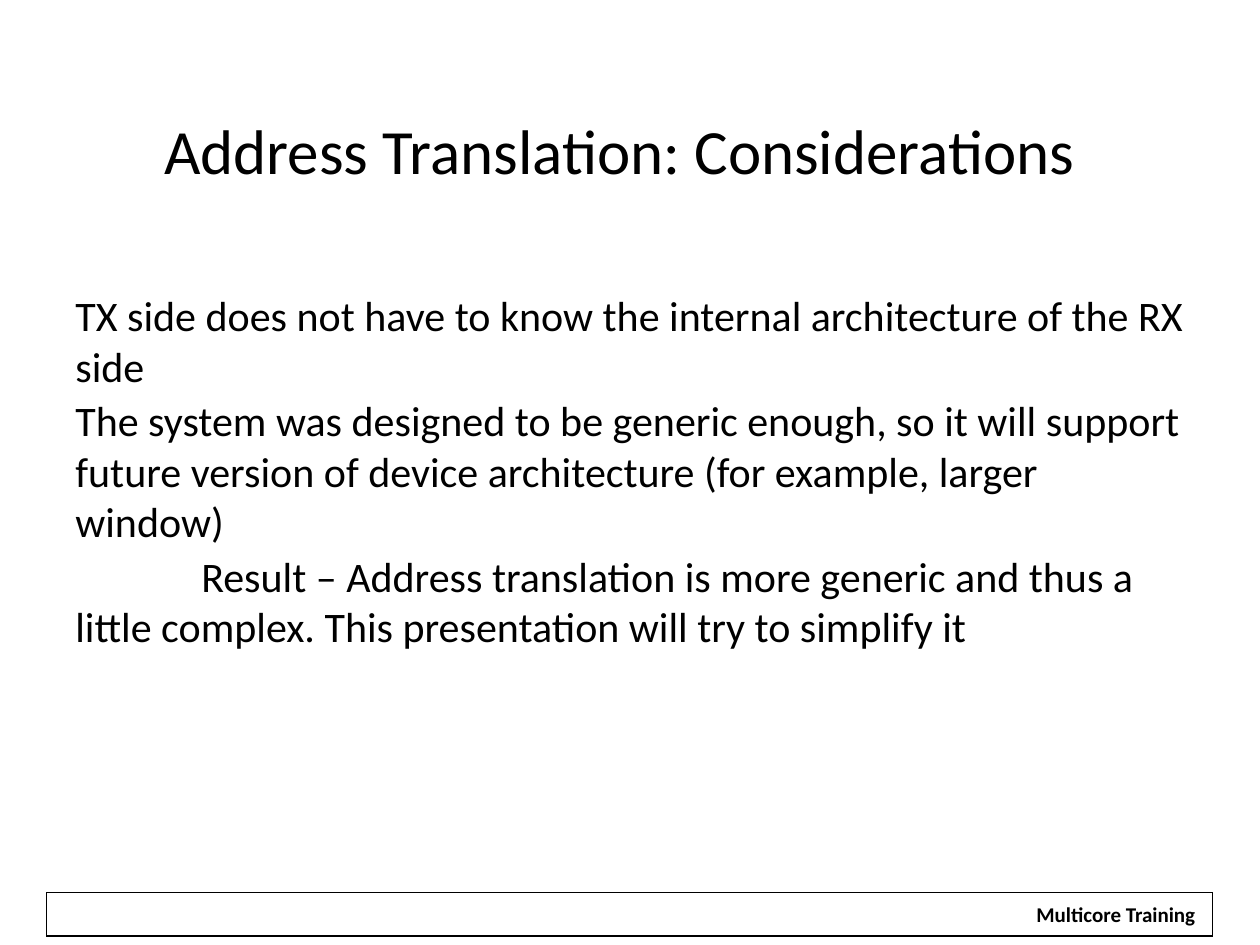
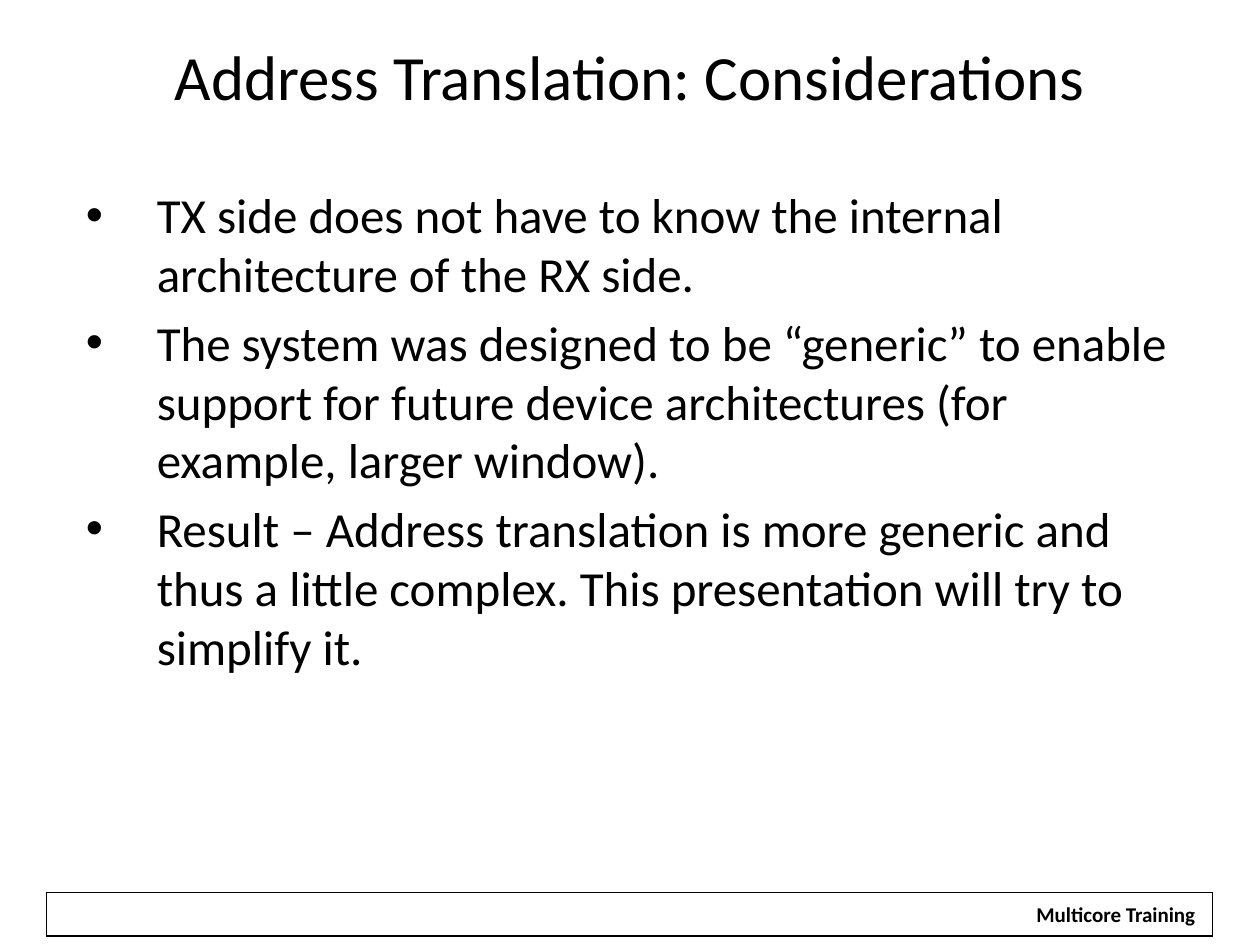
Before and after one commit to hari1989/keystone-workshop, a slide deck: slide 18 of slides/Intro to Hyperlink.pptx (slide 16 before the commit). Drawn at 1260x945 pixels with LibreOffice and Linux fonts; fonts in the diff are those of the drawing; background and template pictures are left out. Boxes give left, top, right and bottom in pixels: in the first picture for what was removed or moved away, otherwise in the second. Text is boxed around its words. In the diff, an @@ line names an element or a change of style, - is before the commit and + after.

```diff
--- a/slides/Intro to Hyperlink.pptx
+++ b/slides/Intro to Hyperlink.pptx
@@ text "Address Translation: Considerations": place and size @@
-text "Address Translation: Considerations" at [164,130,1074,175]
+text "Address Translation: Considerations" at [175,56,1085,101]
@@ text at [157,199,1167,673]: text changed; size 24 to 28 pt @@
-TX side does not have to know the internal architecture of the RX side
-The system was designed to be generic enough, so it will support future version of device architecture (for example, larger window)
-Result – Address translation is more generic and thus a little complex. This presentation will try to simplify it
+• TX side does not have to know the internal architecture of the RX side.
+• The system was designed to be “generic” to enable support for future device architectures (for example, larger window).
+• Result – Address translation is more generic and thus a little complex. This presentation will try to simplify it.
```
Also in this commit, not shown: 45 other slides changed, 3 slides added, 1 slide removed.
